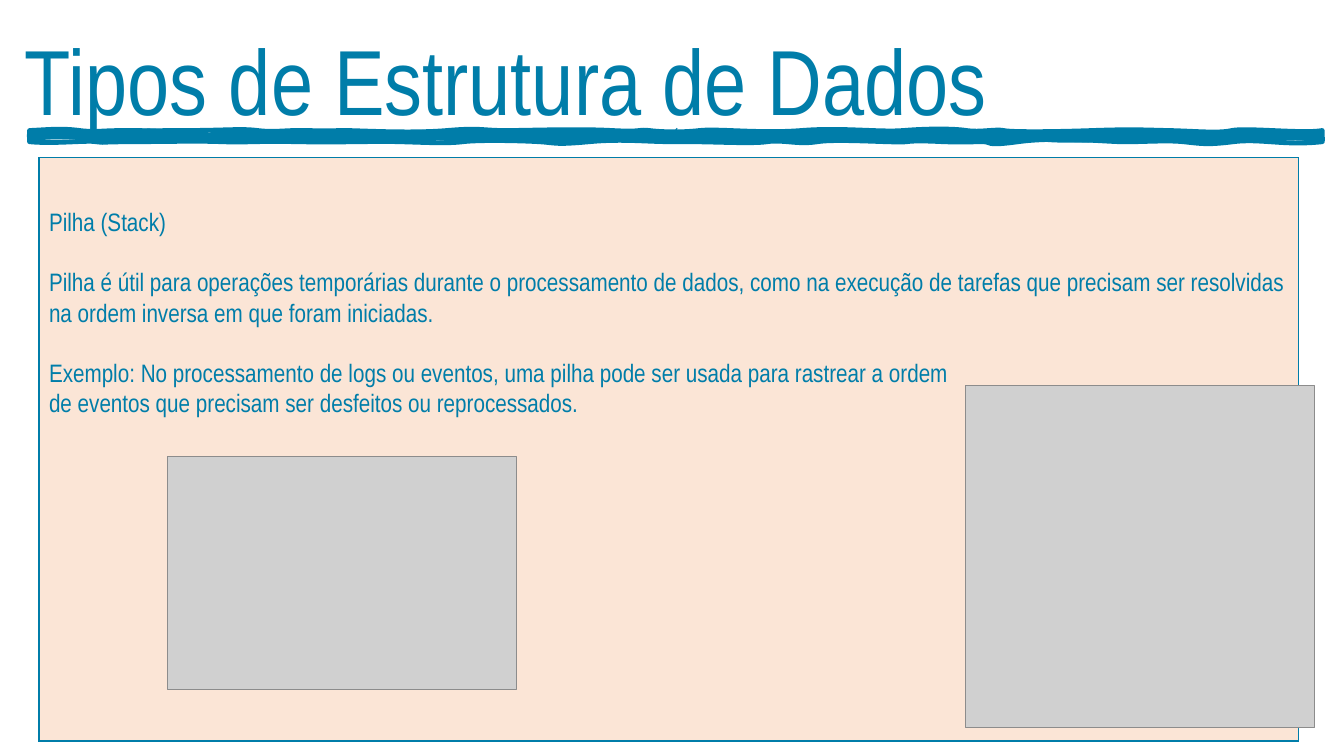
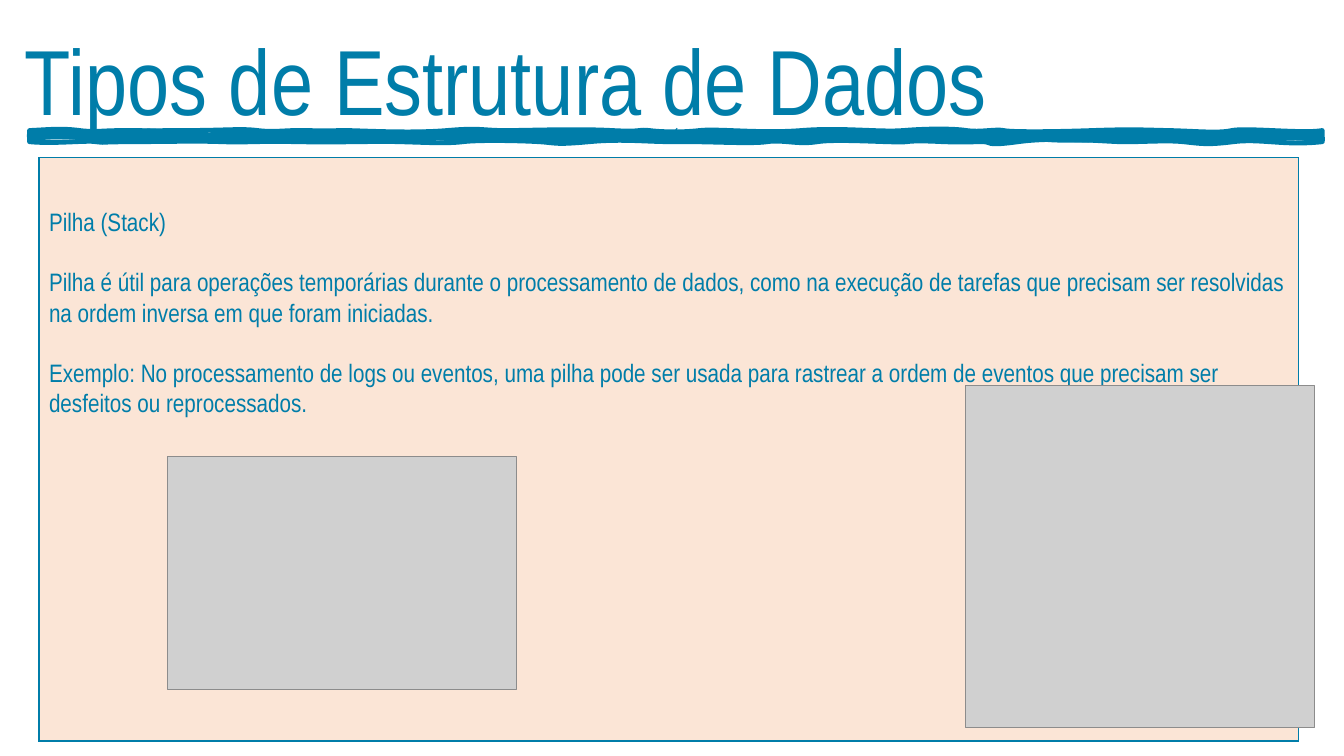
Before and after one commit to dbaassists/WS_DATABRICKS, a slide deck: slide 13 of 01_APRESENTACAO_MBA_ENGENHARIA_ESTRUTURA_DADOS.pptx. Drawn at 1344x756 pixels with LibreOffice and Linux fonts; fonts in the diff are those of the drawing; grey boxes stand for pictures. Boxes give left, top, right and bottom in pixels: in the first picture for what was removed or moved away, otherwise in the second. Text is boxed around its words. In the diff, an @@ line names an element or a change of style, - is before the commit and + after.

```diff
--- a/01_APRESENTACAO_MBA_ENGENHARIA_ESTRUTURA_DADOS.pptx
+++ b/01_APRESENTACAO_MBA_ENGENHARIA_ESTRUTURA_DADOS.pptx
@@ text at (49,363,1219,418): text changed @@
-Exemplo: No processamento de logs ou eventos, uma pilha pode ser usada para rastrear a ordem
-de eventos que precisam ser desfeitos ou reprocessados.
+Exemplo: No processamento de logs ou eventos, uma pilha pode ser usada para rastrear a ordem de eventos que precisam ser desfeitos ou reprocessados.
```
Also in this commit, not shown: 2 other slides changed, 3 slides added, 1 other file.
